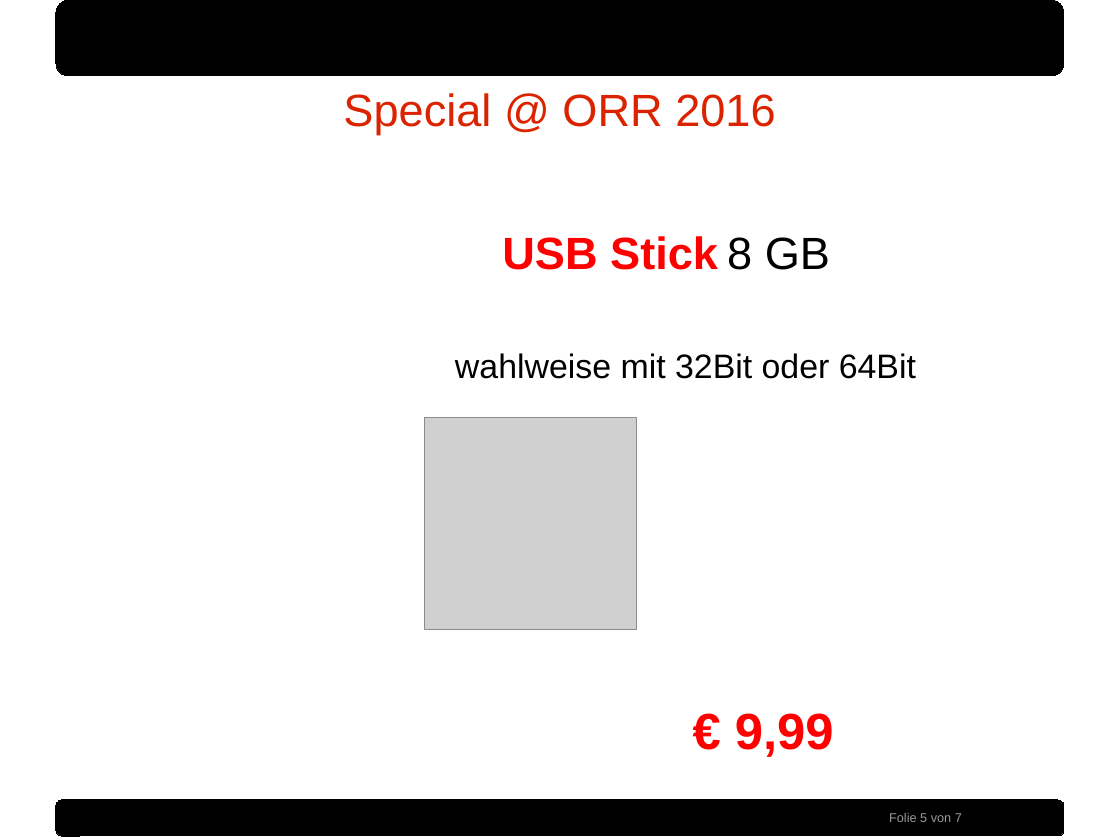
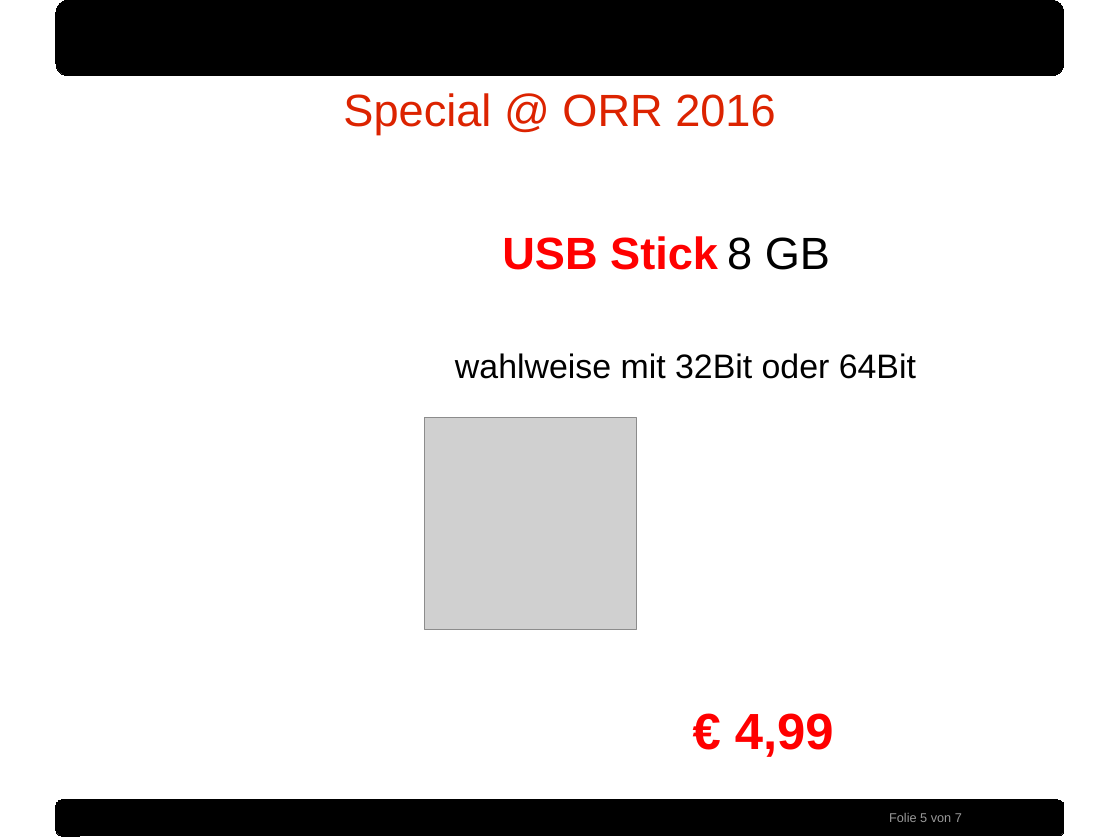
Before and after one commit to sidux-ev/praesentation, a slide deck: slide 5 of bin/orr2016.odp. Drawn at 1120x840 pixels with LibreOffice and Linux fonts; fonts in the diff are those of the drawing; grey boxes stand for pictures; background and template pictures are left out. Boxes give left, top, right and bottom in pixels: in the first picture for what was removed or moved away, otherwise in the second. Text is boxed around its words. In the diff, an @@ line names an element or a change of style, - is before the commit and + after.

```diff
--- a/bin/orr2016.odp
+++ b/bin/orr2016.odp
@@ text at [735,713,834,757]: text changed @@
-€ 9,99
+€ 4,99
```
Also in this commit, not shown: 1 other slide changed, 2 other files.
